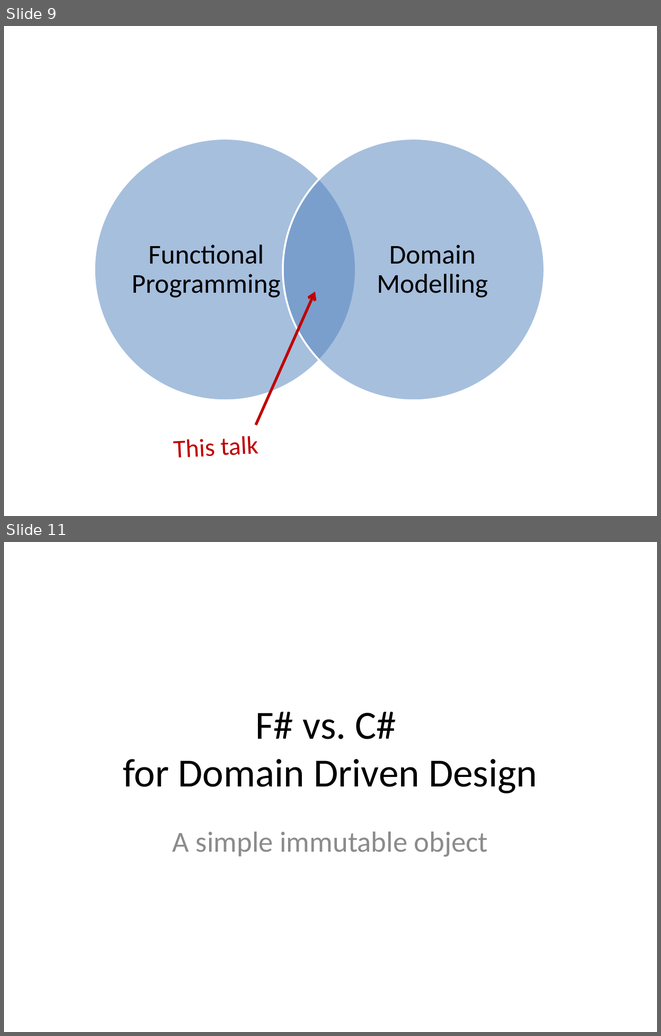
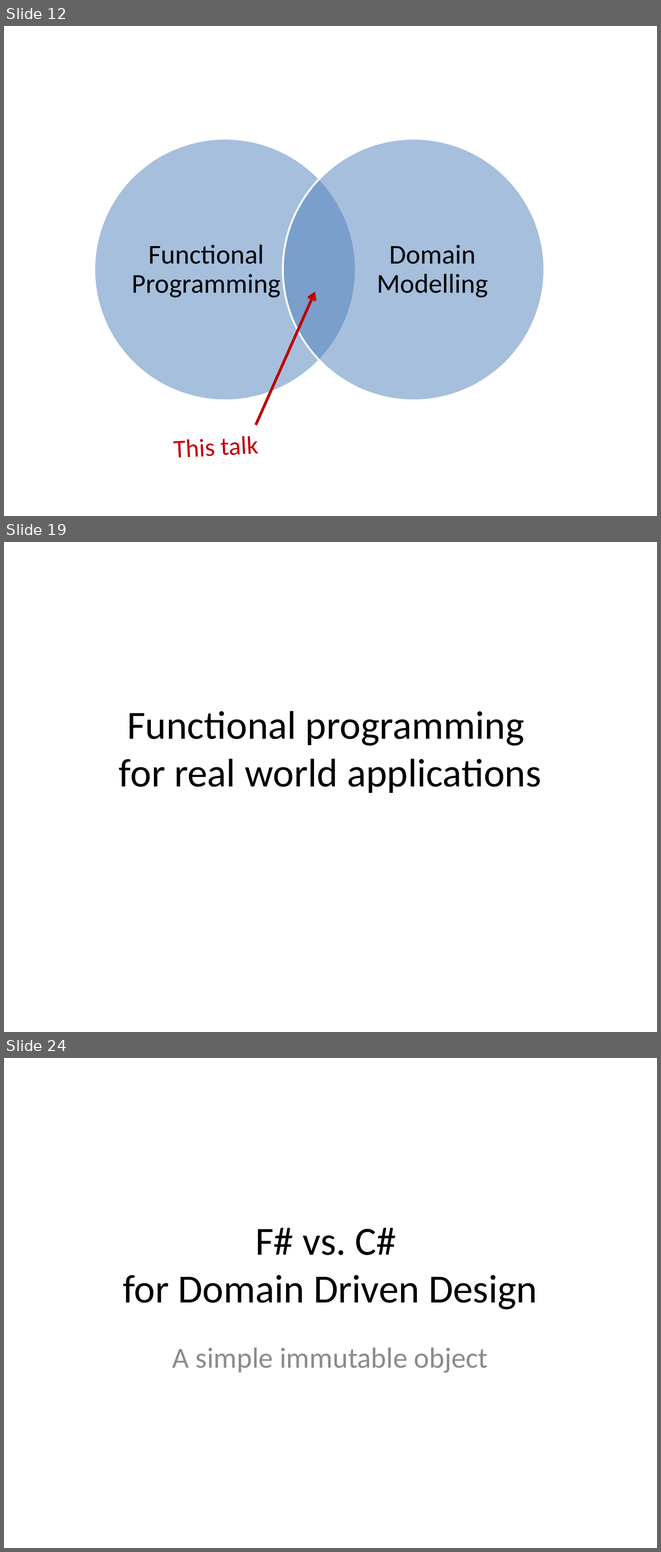
Before and after one commit to swlaschin/DomainModellingInFsharp, a slide deck: slides/3-ProgFsharp-DDD.pptx. Shown one above the other, each under a label of ours: slides 9 and 11 before the commit, slides 12, 19 and 24 after it; the slides between them are not shown. The pictures are 661x1036 and 661x1552 pixels, drawn with LibreOffice and Linux fonts; fonts in the diff are those of the drawing. Boxes give left, top, right and bottom in pixels: in the first picture for what was removed or moved away, otherwise in the second. Text is boxed around its words. In the diff, an @@ line names an element or a change of style, - is before the commit and + after.

```diff
--- a/slides/3-ProgFsharp-DDD.pptx
+++ b/slides/3-ProgFsharp-DDD.pptx
@@ slide 19 added at (4, 542, 657, 1032), background #FFFFFF @@
@@ title added at (119, 711, 541, 793), 44 pt, text #000000 @@
+Functional programming
+for real world applications
@@ what was slide 9 is now slide 12 @@
@@ what was slide 11 is now slide 24 @@
```
Also in this commit, not shown: 1 slide changed, 23 other slides added.
